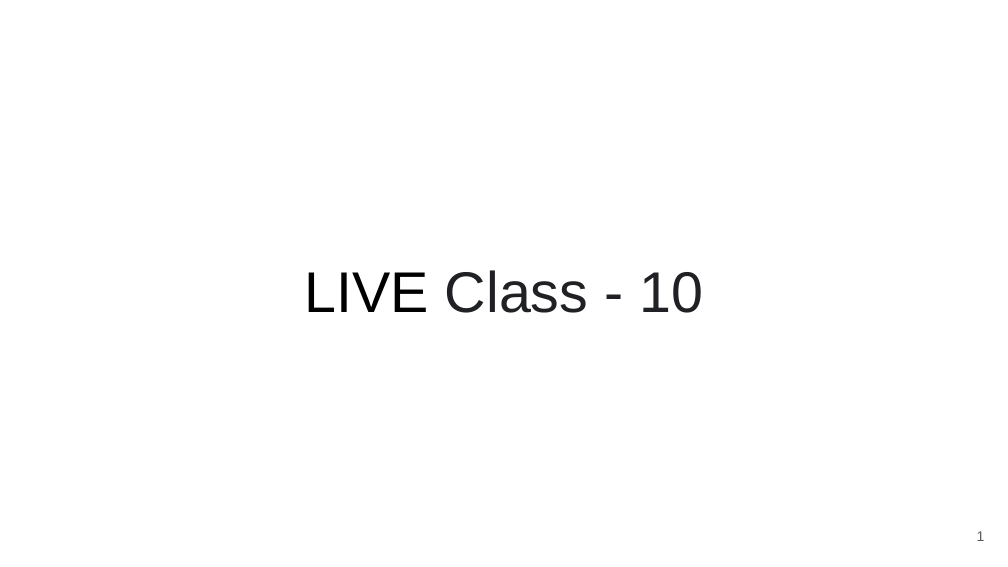
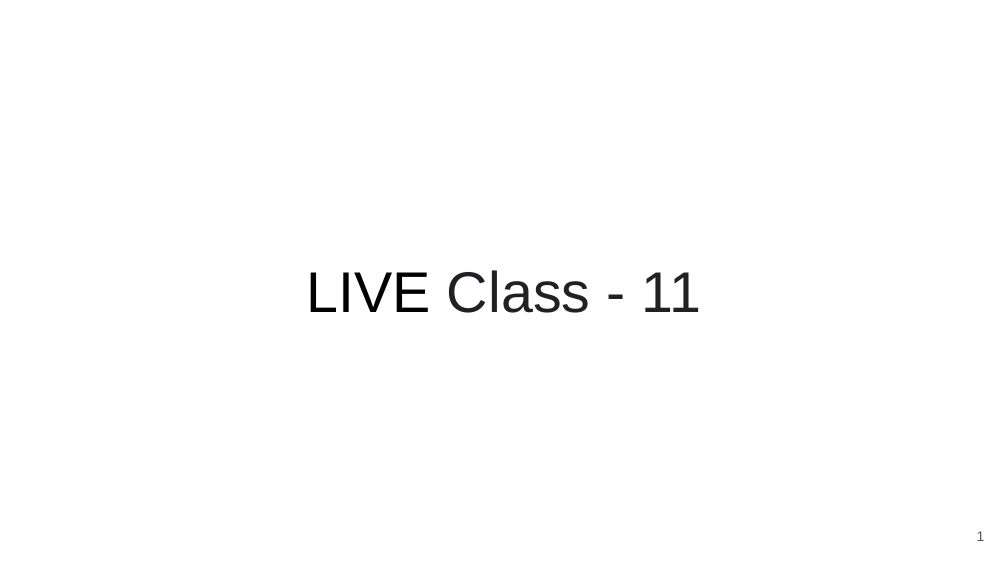
Before and after one commit to Towhid1/ml_dl_course, a slide deck: slide 1 of ML #1/regression.pptx. Drawn at 1008x567 pixels with LibreOffice and Linux fonts; fonts in the diff are those of the drawing. Boxes give left, top, right and bottom in pixels: in the first picture for what was removed or moved away, otherwise in the second. Text is boxed around its words. In the diff, an @@ line names an element or a change of style, - is before the commit and + after.

```diff
--- a/ML #1/regression.pptx
+++ b/ML #1/regression.pptx
@@ title at box(307, 270, 701, 313): text changed @@
-LIVE Class - 10
+LIVE Class - 11
```
Also in this commit, not shown: 1 other slide changed, 1 other file.
